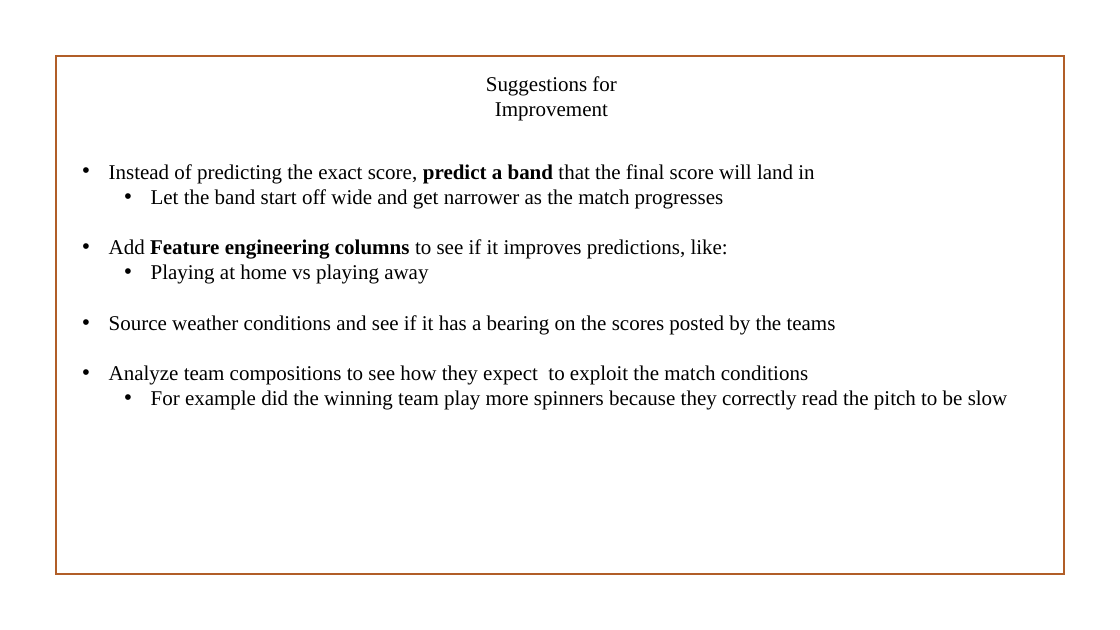
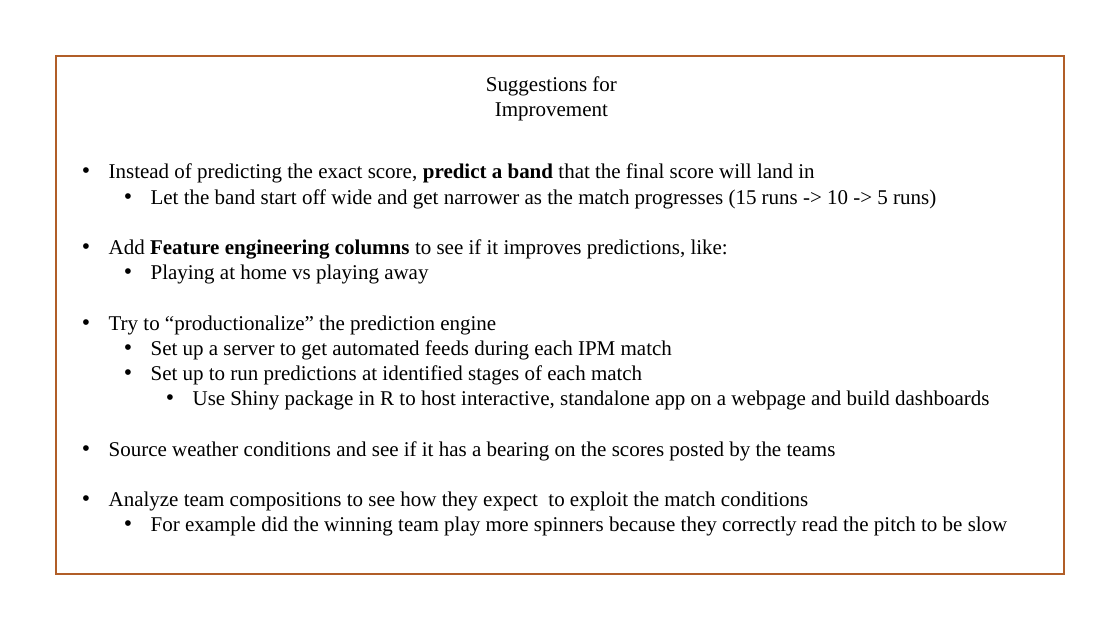
Before and after one commit to asahay001/springboardIntro, a slide deck: slide 19 of CapstoneFinalPresentation_IPLT20CricketPredictions.pptx. Drawn at 1120x630 pixels with LibreOffice and Linux fonts; fonts in the diff are those of the drawing; background and template pictures are left out. Boxes give left, top, right and bottom in pixels: in the first picture for what was removed or moved away, otherwise in the second. Text is boxed around its words. In the diff, an @@ line names an element or a change of style, - is before the commit and + after.

Commit message:
Shiny package to take prediction to production

```diff
--- a/CapstoneFinalPresentation_IPLT20CricketPredictions.pptx
+++ b/CapstoneFinalPresentation_IPLT20CricketPredictions.pptx
@@ text at [151,189,936,208]: text changed @@
-  • Let the band start off wide and get narrower as the match progresses
+  • Let the band start off wide and get narrower as the match progresses (15 runs -> 10 -> 5 runs)
@@ text at [109,315,989,410]: paragraphs added @@
+• Try to “productionalize” the prediction engine
+  • Set up a server to get automated feeds during each IPM match
+  • Set up to run predictions at identified stages of each match
+    • Use Shiny package in R to host interactive, standalone app on a webpage and build dashboards
```
